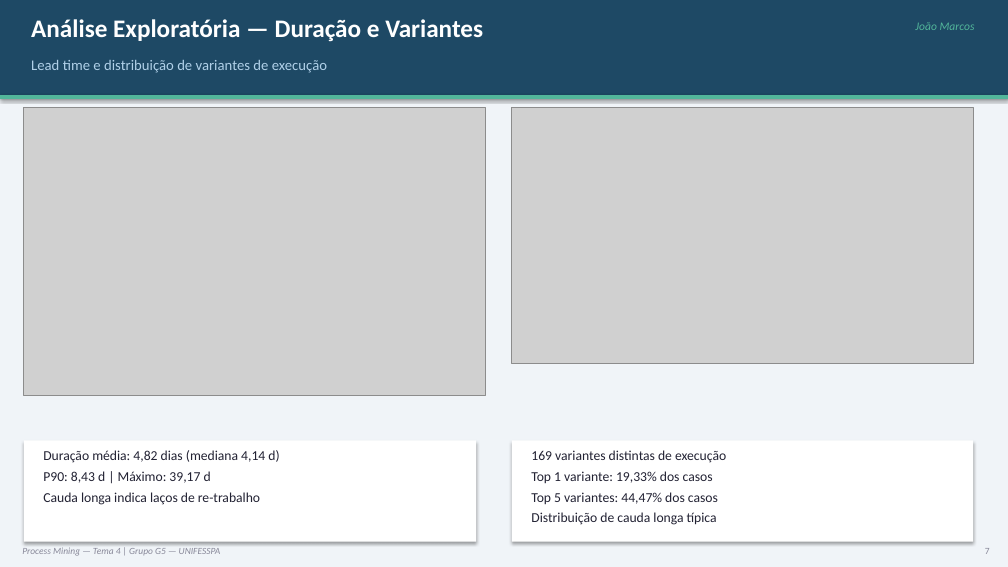
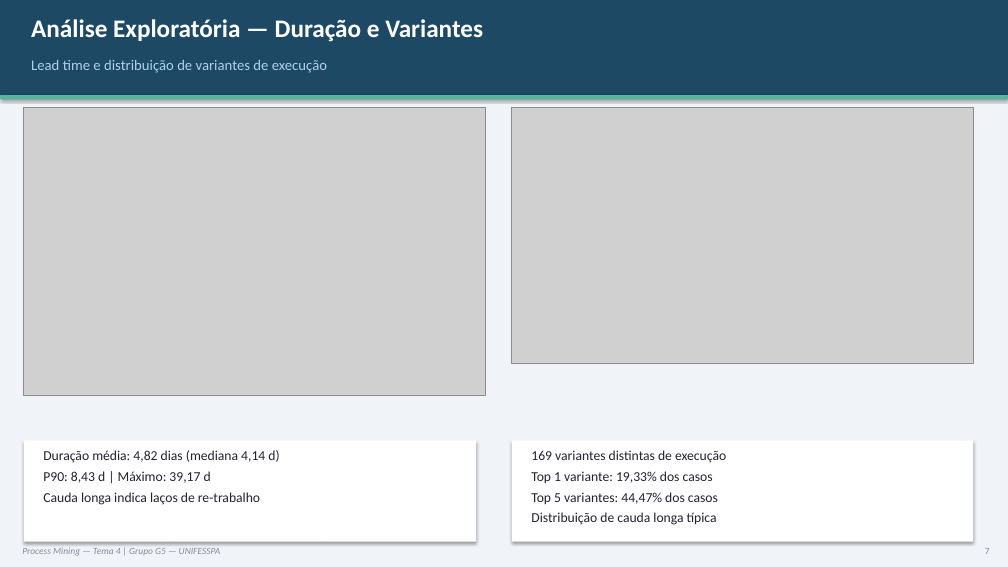
Before and after one commit to Michelangelo-Costa/ProcessMining-Tema4-G5, a slide deck: slide 7 of Apresentacao_Tema4_ProcessMining_G5.pptx (slide 9 before the commit). Drawn at 1008x567 pixels with LibreOffice and Linux fonts; fonts in the diff are those of the drawing; grey boxes stand for pictures. Boxes give left, top, right and bottom in pixels: in the first picture for what was removed or moved away, otherwise in the second. Text is boxed around its words. In the diff, an @@ line names an element or a change of style, - is before the commit and + after.

```diff
--- a/Apresentacao_Tema4_ProcessMining_G5.pptx
+++ b/Apresentacao_Tema4_ProcessMining_G5.pptx
@@ text removed at (x1=915, y1=22, x2=975, y2=30) @@
-João Marcos
```
Also in this commit, not shown: 6 other slides changed, 6 slides added, 10 slides removed, 9 other files.
